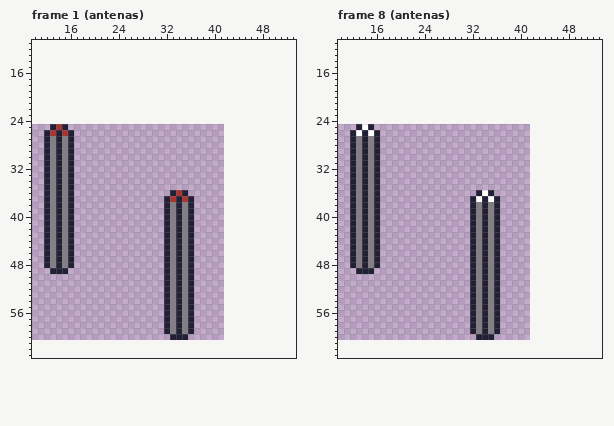
Two versions of one pixel-art file, Assets/AnimationImporter-master/antenas.ase. Above is the file before it was changed.
32x36 pixels, 8 frames. Shown: frame 1 (antenas): x 10..53, y 11..63; frame 8 (antenas): x 10..53, y 11..63. The old version is drawn lined up with the new one, on the new canvas. The commit also changed other frames, which this record leaves out.
After:
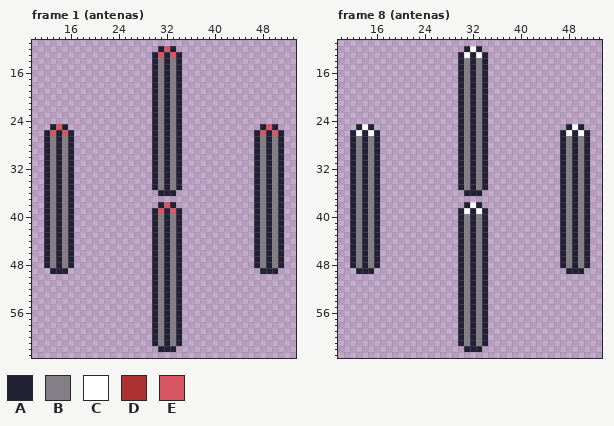
Palette (. is transparent): A #222034  B #847e87  C #ffffff  D #ac3232  E #d95763
Change:
canvas 32x36 -> 64x64, the old top-left corner now at 10,25
Changed rows in their new state; - is an unchanged pixel.
Frame 1 (antenas):
first column x 13:
12 ------------------AEA------------------
13 -----------------AEAEA-----------------
14 -----------------ABABA-----------------
15 -----------------ABABA-----------------
16 -----------------ABABA-----------------
17 -----------------ABABA-----------------
18 -----------------ABABA-----------------
19 -----------------ABABA-----------------
20 -----------------ABABA-----------------
21 -----------------ABABA-----------------
22 -----------------ABABA-----------------
23 -----------------ABABA-----------------
24 -----------------ABABA-----------------
25 -E---------------ABABA-------------AEA-
26 E-E--------------ABABA------------AEAEA
27 -----------------ABABA------------ABABA
28 -----------------ABABA------------ABABA
29 -----------------ABABA------------ABABA
30 -----------------ABABA------------ABABA
31 -----------------ABABA------------ABABA
32 -----------------ABABA------------ABABA
33 -----------------ABABA------------ABABA
34 -----------------ABABA------------ABABA
35 -----------------ABABA------------ABABA
36 ------------------AA-..-----------ABABA
37 -------------------.....----------ABABA
38 ------------------AEA...----------ABABA
39 -----------------AE-E-..----------ABABA
40 -----------------AB---..----------ABABA
41 -----------------AB---..----------ABABA
42 -----------------AB---..----------ABABA
43 -----------------AB---..----------ABABA
44 -----------------AB---..----------ABABA
45 -----------------AB---..----------ABABA
46 -----------------AB---..----------ABABA
47 -----------------AB---..----------ABABA
48 -----------------AB---..----------ABABA
49 -----------------AB---..-----------AAA-
50 -----------------AB---..---------------
51 -----------------AB---..---------------
52 -----------------AB---..---------------
53 -----------------AB---..---------------
54 -----------------AB---..---------------
55 -----------------AB---..---------------
56 -----------------AB---..---------------
57 -----------------AB---..---------------
58 -----------------AB---..---------------
59 -----------------AB---..---------------
60 -----------------ABAB-.----------------
61 -----------------ABABA-----------------
62 ------------------AAA------------------
Frame 8 (antenas):
first column x 30:
12 -ACA------------------
13 ACACA-----------------
14 ABABA-----------------
15 ABABA-----------------
16 ABABA-----------------
17 ABABA-----------------
18 ABABA-----------------
19 ABABA-----------------
20 ABABA-----------------
21 ABABA-----------------
22 ABABA-----------------
23 ABABA-----------------
24 ABABA-----------------
25 ABABA-------------ACA-
26 ABABA------------ACACA
27 ABABA------------ABABA
28 ABABA------------ABABA
29 ABABA------------ABABA
30 ABABA------------ABABA
31 ABABA------------ABABA
32 ABABA------------ABABA
33 ABABA------------ABABA
34 ABABA------------ABABA
35 ABABA------------ABABA
36 -AA-..-----------ABABA
37 --.....----------ABABA
38 -ACA...----------ABABA
39 AC-C-..----------ABABA
40 AB---..----------ABABA
41 AB---..----------ABABA
42 AB---..----------ABABA
43 AB---..----------ABABA
44 AB---..----------ABABA
45 AB---..----------ABABA
46 AB---..----------ABABA
47 AB---..----------ABABA
48 AB---..----------ABABA
49 AB---..-----------AAA-
50 AB---..---------------
51 AB---..---------------
52 AB---..---------------
53 AB---..---------------
54 AB---..---------------
55 AB---..---------------
56 AB---..---------------
57 AB---..---------------
58 AB---..---------------
59 AB---..---------------
60 ABAB-.----------------
61 ABABA-----------------
62 -AAA------------------
